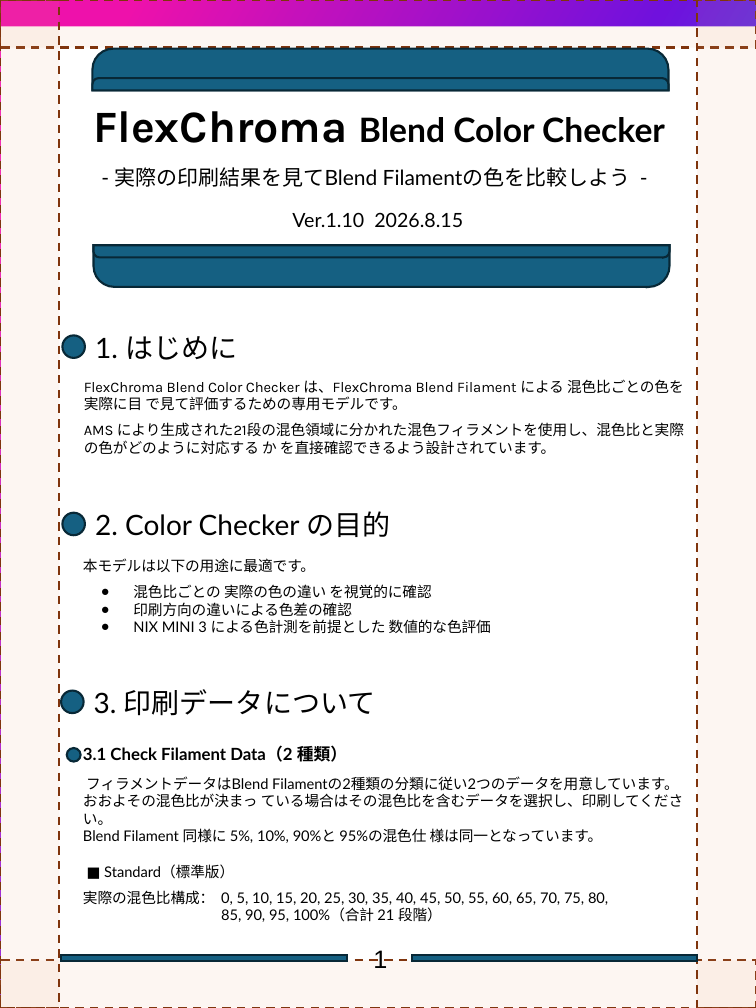
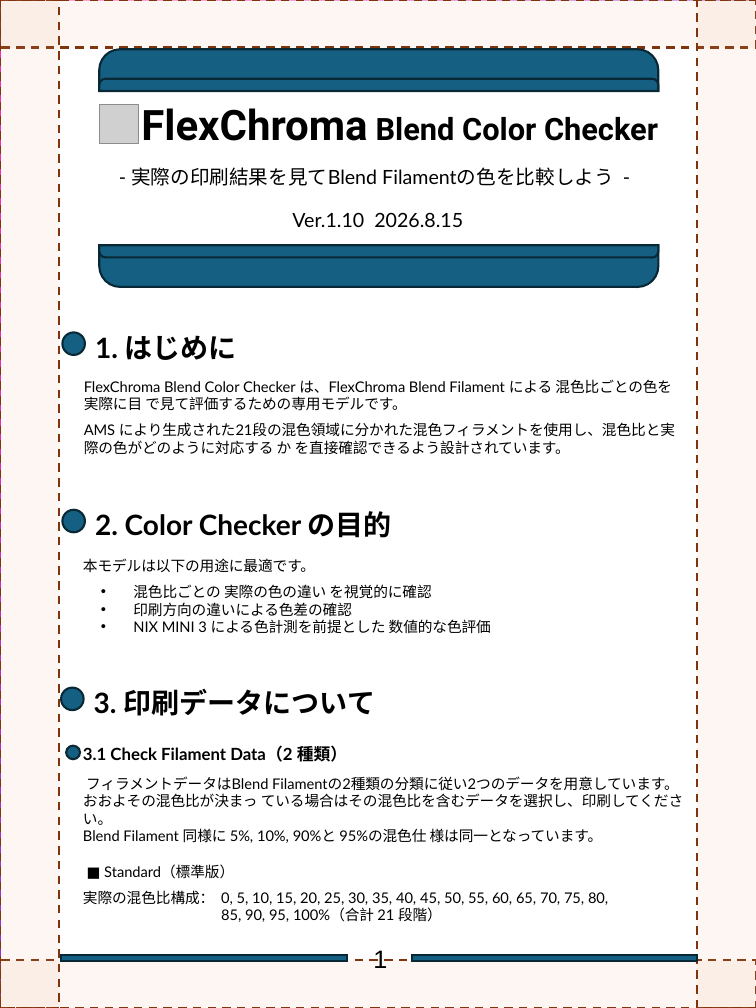
Before and after one commit to FlexChromaHQ/FlexChroma, a slide deck: slide 2 of Documents/Original/FlexChroma_Blend_Color_Checker-JP.pptx. Drawn at 756x1008 pixels with LibreOffice and Linux fonts; fonts in the diff are those of the drawing; grey boxes stand for pictures. Boxes give left, top, right and bottom in pixels: in the first picture for what was removed or moved away, otherwise in the second. Text is boxed around its words. In the diff, an @@ line names an element or a change of style, - is before the commit and + after.

Commit message:
Update Blend Color Checker

```diff
--- a/Documents/Original/FlexChroma_Blend_Color_Checker-JP.pptx
+++ b/Documents/Original/FlexChroma_Blend_Color_Checker-JP.pptx
@@ rectangle resized from (x1=1, y1=26, x2=756, y2=1008) to (x1=1, y1=0, x2=756, y2=1008) @@
@@ round same rect resized from (x1=93, y1=48, x2=668, y2=90) to (x1=99, y1=49, x2=658, y2=91) @@
@@ round same rect resized from (x1=93, y1=79, x2=668, y2=91) to (x1=99, y1=79, x2=658, y2=91) @@
@@ picture added at (x1=99, y1=105, x2=138, y2=143) @@
@@ text "FlexChroma Blend Color Checker" moved from (x1=93, y1=111, x2=665, y2=143) to (x1=141, y1=108, x2=658, y2=141) @@
@@ text "FlexChroma Blend Color Checker" at (x1=141, y1=108, x2=658, y2=141): size 32 to 30 pt, font Karla to Roboto in "FlexChroma"; size 24 to 22 pt, font Lato to Roboto in "Blend Color Checker" @@
@@ text "- 実際の印刷結果を見てBlend Filamentの色を比較しよう -" at (x1=131, y1=167, x2=614, y2=186): size 15 to 14 pt @@
@@ round same rect resized from (x1=94, y1=245, x2=669, y2=286) to (x1=99, y1=245, x2=658, y2=286) @@
@@ round same rect resized from (x1=94, y1=245, x2=669, y2=257) to (x1=99, y1=245, x2=658, y2=257) @@
@@ text "FlexChroma Blend Color Checker は、FlexChroma ..." at (x1=84, y1=379, x2=675, y2=454): font Karla to Lato @@
@@ bold on in 3 elements at (x1=95, y1=335, x2=237, y2=360), (x1=95, y1=511, x2=392, y2=538), (x1=94, y1=689, x2=375, y2=716) @@
```
Also in this commit, not shown: 3 other slides changed, 4 slides added, 4 other files.
